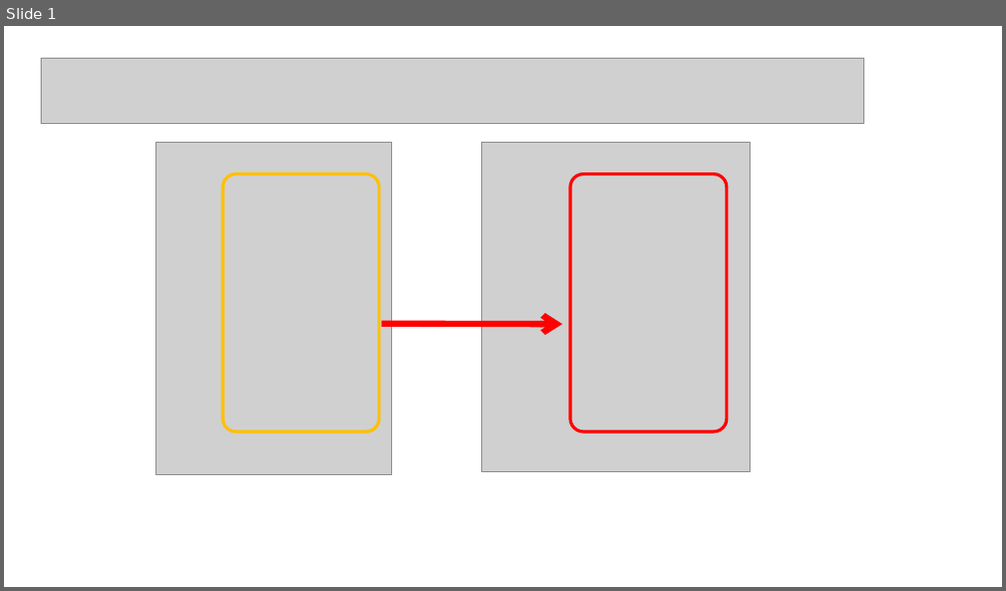
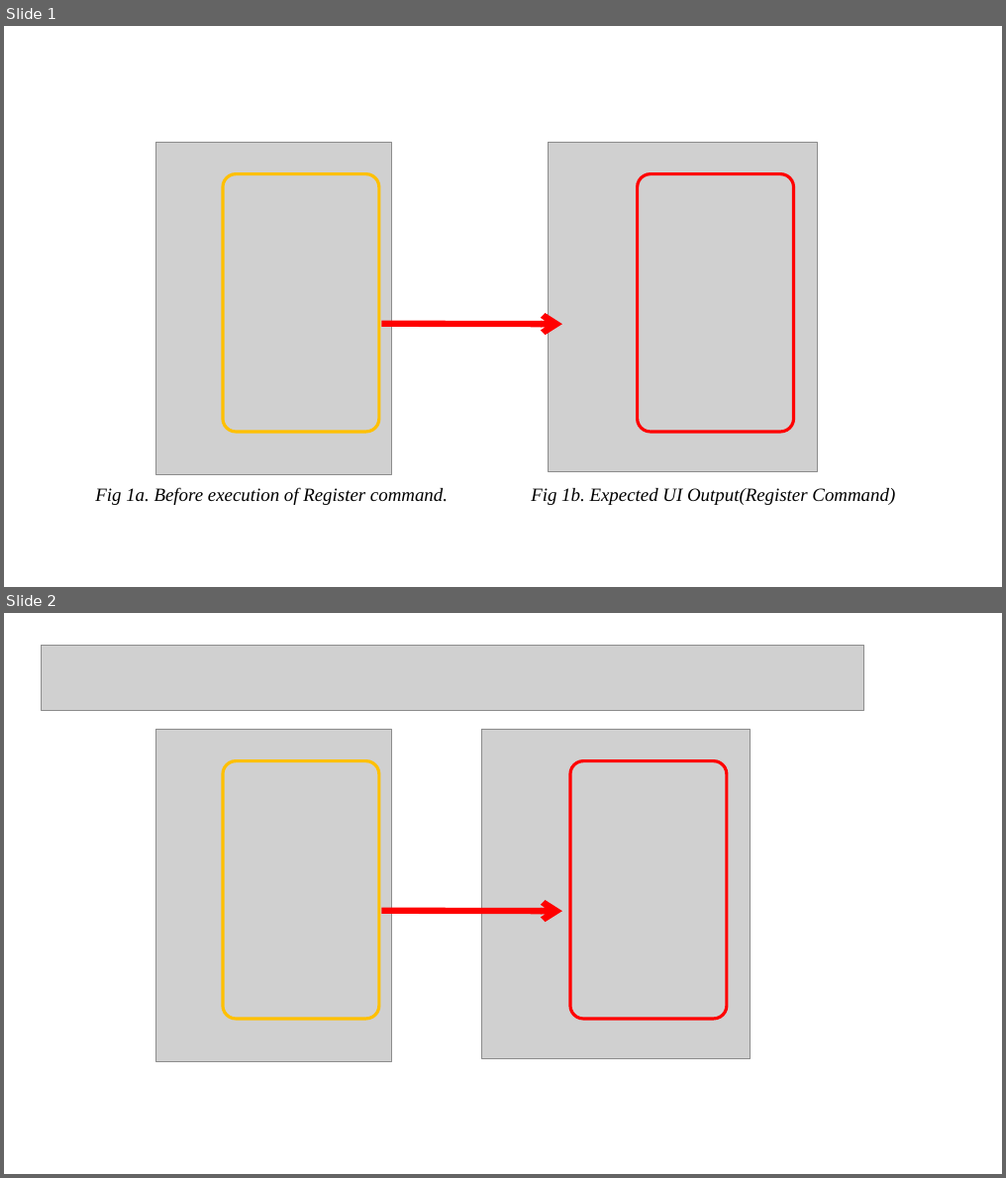
Before and after one commit to deming16/main, a slide deck: docs/diagrams/RegisterCommandExample.pptx. Shown one above the other, each under a label of ours: slide 1 before the commit, slides 1 and 2 after it. The pictures are 1006x591 and 1006x1178 pixels, drawn with LibreOffice and Linux fonts; fonts in the diff are those of the drawing; grey boxes stand for pictures. Boxes give left, top, right and bottom in pixels: in the first picture for what was removed or moved away, otherwise in the second. Text is boxed around its words. In the diff, an @@ line names an element or a change of style, - is before the commit and + after.

```diff
--- a/docs/diagrams/RegisterCommandExample.pptx
+++ b/docs/diagrams/RegisterCommandExample.pptx
@@ slide 1 added at bbox=[4, 26, 1002, 587], background #FFFFFF @@
@@ picture added at bbox=[156, 142, 392, 475] @@
@@ picture added at bbox=[548, 142, 817, 472] @@
@@ rounded rectangle added at bbox=[223, 174, 379, 432], outline #FFC000 3 pt @@
@@ rounded rectangle added at bbox=[638, 174, 794, 432], outline #FF0000 3 pt @@
@@ arrow added from (381, 324) to (562, 324), #FF0000 6 pt @@
@@ text added at bbox=[95, 487, 448, 505], 18 pt, text #000000, italic @@
+Fig 1a. Before execution of Register command.
@@ text added at bbox=[531, 488, 895, 505], 18 pt, text #000000, italic @@
+Fig 1b. Expected UI Output(Register Command)
@@ what was slide 1 is now slide 2 @@
```
Also in this commit, not shown: 12 other files.
